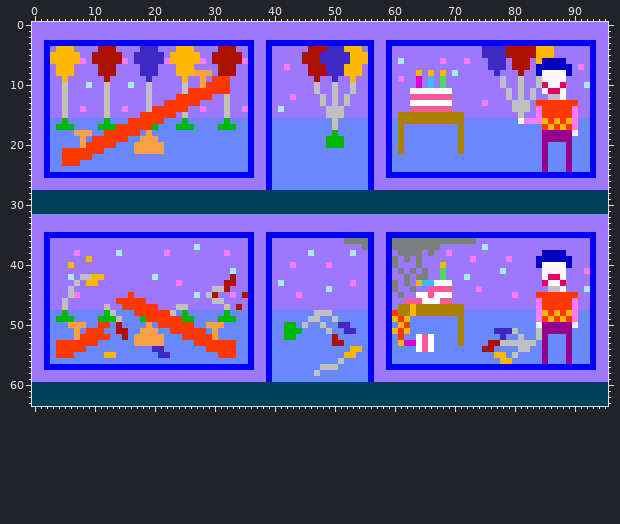
Sprite sheet: resources/img/rooms/balloon_interior.png. That is the earlier state.
The file is 96x64 pixels.
After the commit:
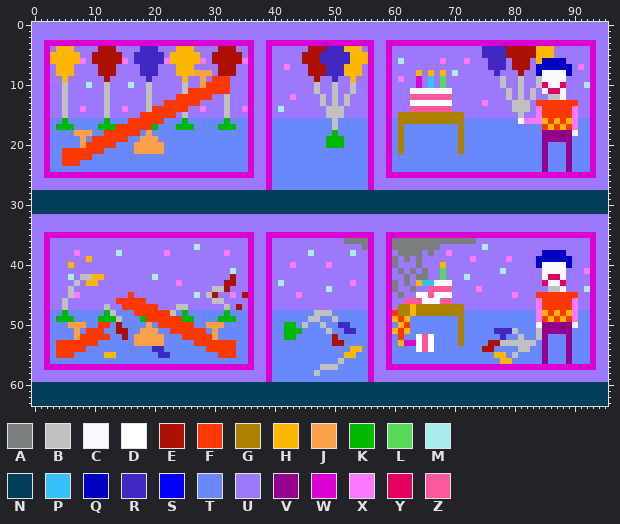
Palette (. is transparent): A #7b7e7f  B #c1c0c1  C #fbf8fb  D #ffffff  E #ac1000  F #fc3800  G #ac8000  H #fcb800  J #fca048  K #00b800  L #58d858  M #a9ecec  N #004058  P #38c0fc  Q #0000c4  R #4028c4  S #0000fc  T #6888fc  U #9c78fc  V #94008c  W #dc00d4  X #fc78fc  Y #e40060  Z #fc589c
Change:
y 3: x 2..36 SSSSSSSSSSSSSSSSSSSSSSSSSSSSSSSSSSS -> WWWWWWWWWWWWWWWWWWWWWWWWWWWWWWWWWWW; x 39..56 SSSSSSSSSSSSSSSSSS -> WWWWWWWWWWWWWWWWWW; x 59..93 SSSSSSSSSSSSSSSSSSSSSSSSSSSSSSSSSSS -> WWWWWWWWWWWWWWWWWWWWWWWWWWWWWWWWWWW
y 4..24: x 2 S -> W; x 36 S -> W; x 39 S -> W; x 56 S -> W; x 59 S -> W; x 93 S -> W
y 25: x 2..36 SSSSSSSSSSSSSSSSSSSSSSSSSSSSSSSSSSS -> WWWWWWWWWWWWWWWWWWWWWWWWWWWWWWWWWWW; x 39 S -> W; x 56 S -> W; x 59..93 SSSSSSSSSSSSSSSSSSSSSSSSSSSSSSSSSSS -> WWWWWWWWWWWWWWWWWWWWWWWWWWWWWWWWWWW
y 26..27: x 39 S -> W; x 56 S -> W
y 35: x 2..36 SSSSSSSSSSSSSSSSSSSSSSSSSSSSSSSSSSS -> WWWWWWWWWWWWWWWWWWWWWWWWWWWWWWWWWWW; x 39..56 SSSSSSSSSSSSSSSSSS -> WWWWWWWWWWWWWWWWWW; x 59..93 SSSSSSSSSSSSSSSSSSSSSSSSSSSSSSSSSSS -> WWWWWWWWWWWWWWWWWWWWWWWWWWWWWWWWWWW
y 36..56: x 2 S -> W; x 36 S -> W; x 39 S -> W; x 56 S -> W; x 59 S -> W; x 93 S -> W
y 57: x 2..36 SSSSSSSSSSSSSSSSSSSSSSSSSSSSSSSSSSS -> WWWWWWWWWWWWWWWWWWWWWWWWWWWWWWWWWWW; x 39 S -> W; x 56 S -> W; x 59..93 SSSSSSSSSSSSSSSSSSSSSSSSSSSSSSSSSSS -> WWWWWWWWWWWWWWWWWWWWWWWWWWWWWWWWWWW
y 58..59: x 39 S -> W; x 56 S -> W
Changed places in both pictures, as pixel boxes (x1, y1, x2, y2):
changed: (44, 40, 596, 190)
changed: (44, 232, 596, 382)
